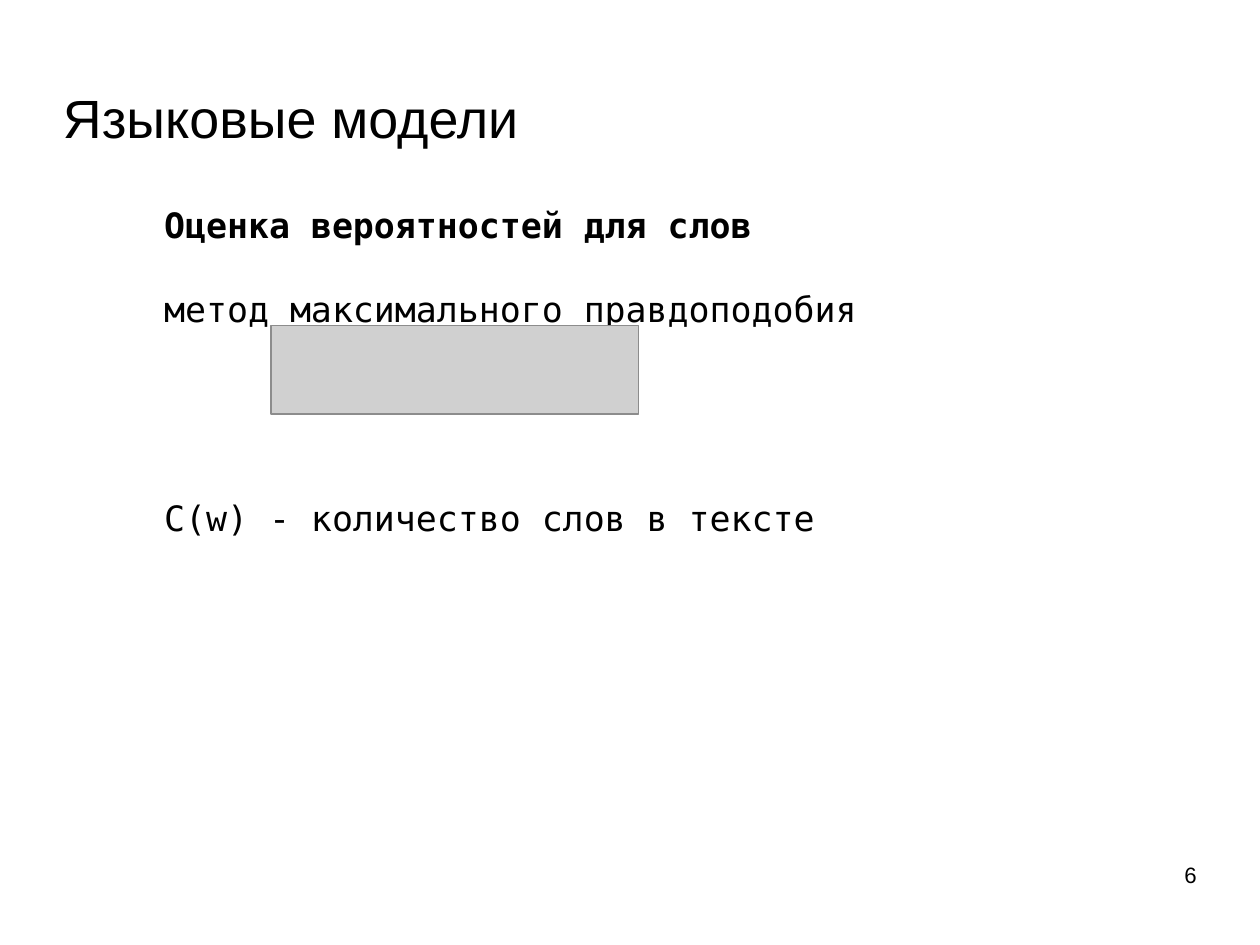
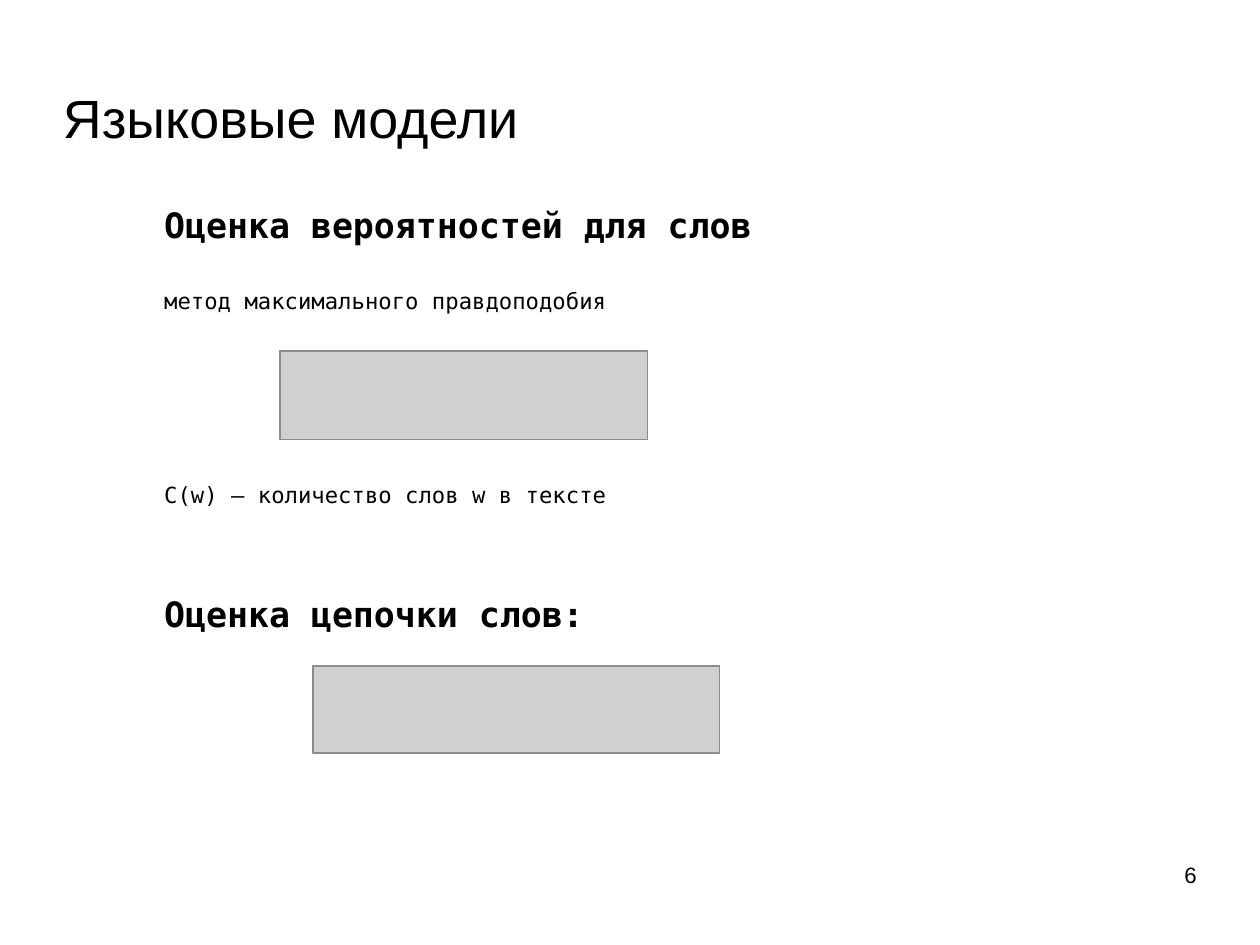
Before and after one commit to mechanoid5/ml_nlp_2022, a slide deck: slide 6 of 05-lang-model.odp. Drawn at 1260x945 pixels with LibreOffice and Linux fonts; fonts in the diff are those of the drawing; grey boxes stand for pictures; background and template pictures are left out. Boxes give left, top, right and bottom in pixels: in the first picture for what was removed or moved away, otherwise in the second. Text is boxed around its words. In the diff, an @@ line names an element or a change of style, - is before the commit and + after.

```diff
--- a/05-lang-model.odp
+++ b/05-lang-model.odp
@@ text at (164, 291, 606, 314): size 22 to 14 pt in "метод максимального правдоподобия" @@
@@ picture: place and size @@
-picture at (271, 326, 639, 414)
+picture at (280, 351, 648, 439)
@@ text at (164, 486, 606, 632): text changed; size 22 to 14 pt @@
-С(w) - количество слов в тексте
+С(w) — количество слов w в тексте
+Оценка цепочки слов:
@@ picture added at (313, 667, 720, 753) @@
```
Also in this commit, not shown: 4 other slides changed, 5 slides added, 2 slides removed, 1 other file.
